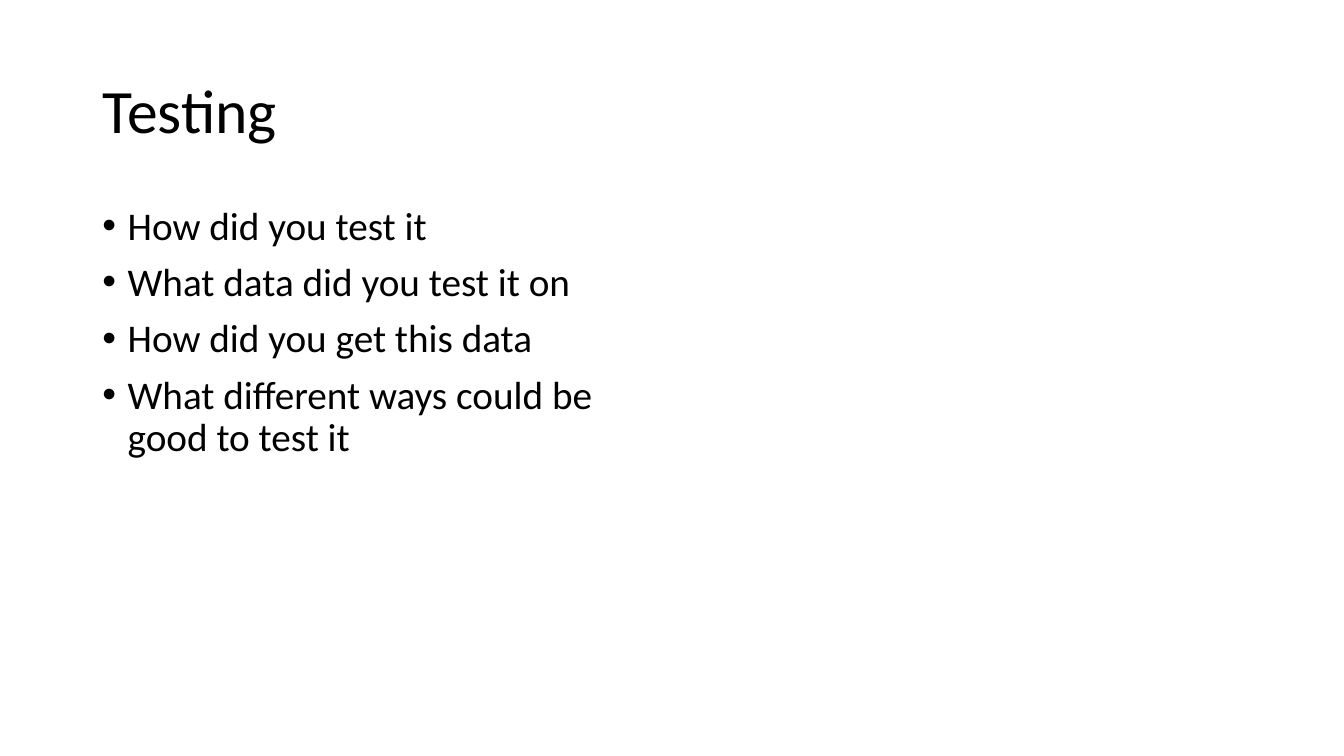
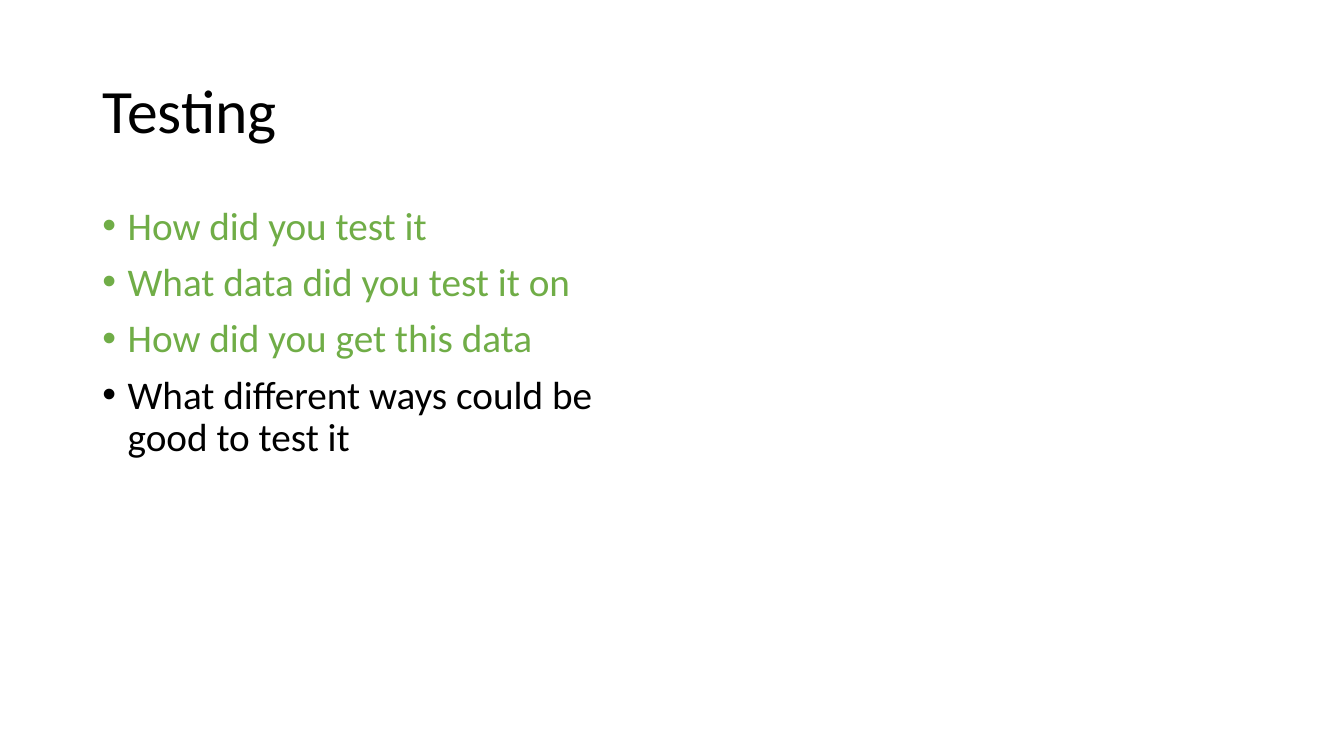
Before and after one commit to Morganplant/Crowd-Detection-System-Docs, a slide deck: slide 8 of Report Topics.pptx. Drawn at 1344x756 pixels with LibreOffice and Linux fonts; fonts in the diff are those of the drawing. Boxes give left, top, right and bottom in pixels: in the first picture for what was removed or moved away, otherwise in the second. Text is boxed around its words. In the diff, an @@ line names an element or a change of style, - is before the commit and + after.

```diff
--- a/Report Topics.pptx
+++ b/Report Topics.pptx
@@ text at <box>128,212,570,359</box>: text colour #000000 to #70AD47 in "How did you test it", "What data did you test it on", "How did you get this data" @@
```
Also in this commit, not shown: 1 other slide changed, 2 other files.
